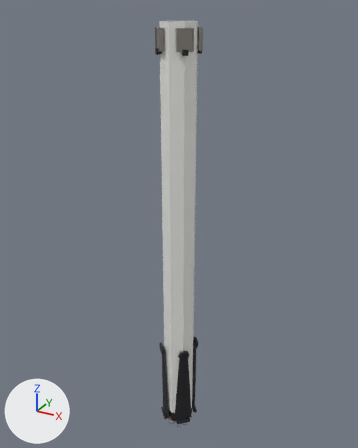
An edit to the glTF model assets/rockets/heron-9-v11/booster.lo.glb, drawn before and after from the same camera.
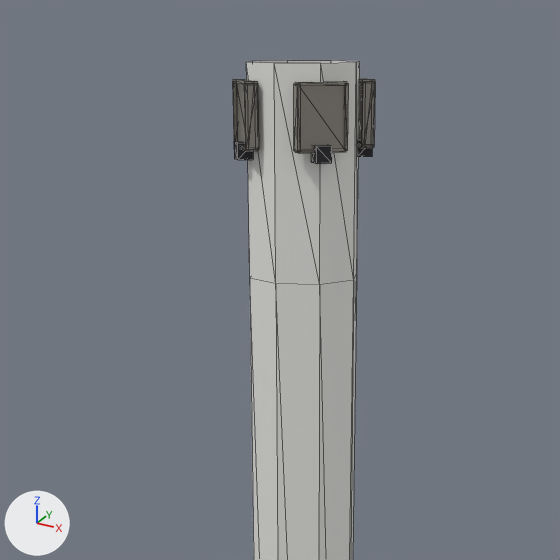
Each version appears first whole from a 50 mm lens placed at (23.6, -42.89, 48.72), pointed at (-0.62, 1.15, 26.71), and next in a close-up on the part from 21% to 74% of the width and 0% to 42% of the height. Lighting does not change. The marker at lower left points along +X, +Y and +Z. The last two pictures show the newer version. The close-ups show mesh edges as thin lines. Where no turn or scale is listed for an object, it has been applied to the vertices.

Names of what the first close-up shows: 'booster.hull', 'gridfin_0.metal', 'gridfin_1.metal', 'gridfin_3.metal' and 3 more.
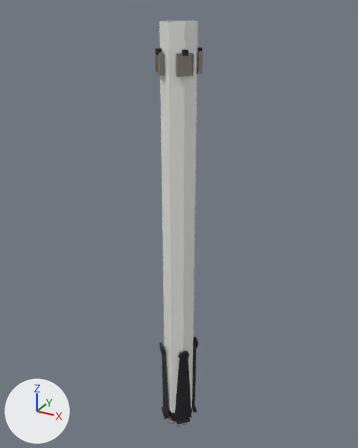
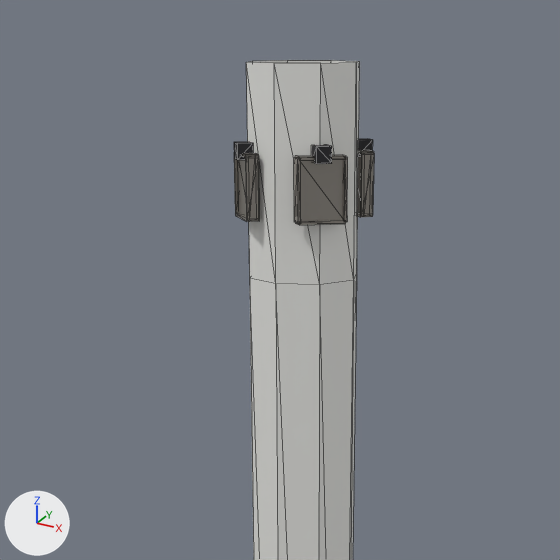
What the commit changed:
Object 'gridfin_0.metal' (ob_gridfin_0_metal) moves from (0.0, 0.0, 1.05) to (0.0, 0.0, -1.05).
Object 'gridfin_1.metal' (ob_gridfin_1_metal) moves from (0.0, 0.0, 1.05) to (0.0, 0.0, -1.05).
Object 'gridfin_3.metal' (ob_gridfin_3_metal) moves from (0.0, 0.0, 1.05) to (0.0, 0.0, -1.05).

Location of each change, [x1, y1, x2, y2] in pixels of the close-ups (560 x 560 px):
'gridfin_0.metal', moved
    before: [294, 81, 349, 153]
    after: [294, 155, 348, 225]
'gridfin_1.metal', moved
    before: [233, 79, 259, 151]
    after: [234, 153, 259, 222]
'gridfin_3.metal', moved
    before: [358, 78, 375, 148]
    after: [357, 150, 374, 217]
